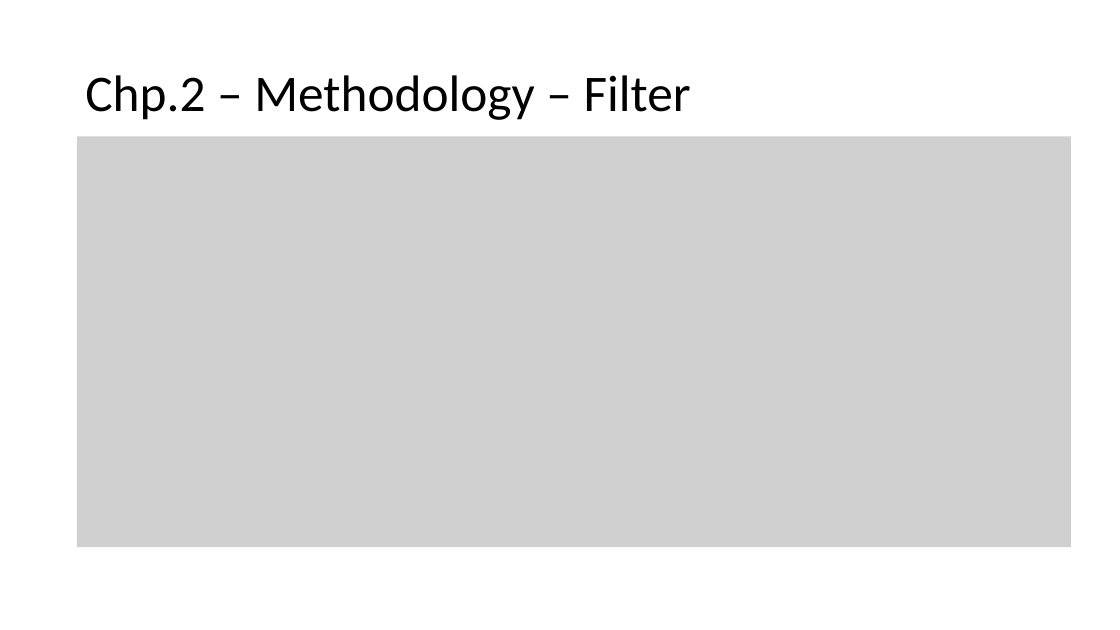
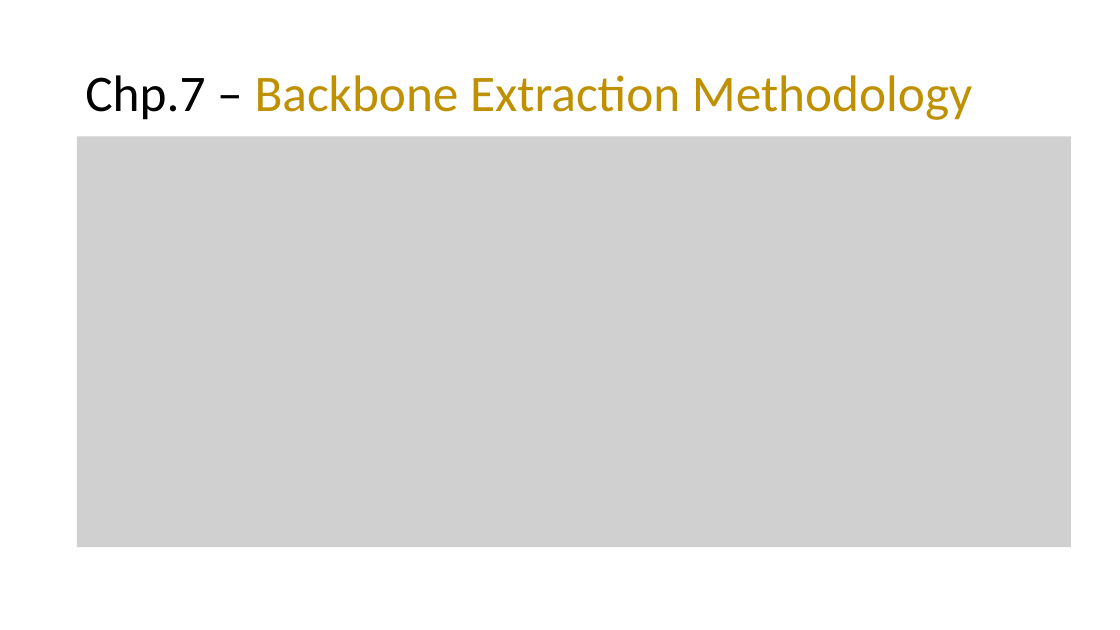
Before and after one commit to Breno-st/big-cities-transport, a slide deck: slide 7 of 11.Presenttaions/big-cities-transport.pptx (slide 18 before the commit). Drawn at 1120x630 pixels with LibreOffice and Linux fonts; fonts in the diff are those of the drawing; grey boxes stand for pictures. Boxes give left, top, right and bottom in pixels: in the first picture for what was removed or moved away, otherwise in the second. Text is boxed around its words. In the diff, an @@ line names an element or a change of style, - is before the commit and + after.

```diff
--- a/11.Presenttaions/big-cities-transport.pptx
+++ b/11.Presenttaions/big-cities-transport.pptx
@@ title at (85,75,972,120): text changed; text colour #000000 to #BF9000 @@
-Chp.2 – Methodology – Filter
+Chp.7 – Backbone Extraction Methodology
```
Also in this commit, not shown: 9 other slides changed, 3 slides added, 2 slides removed, 52 other files.
